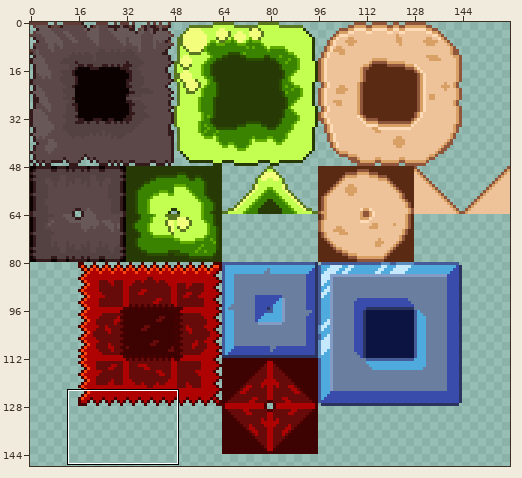
Two states of a sprite sheet, gmtk2024/assets/environment/dragonground.png. Above: a wide view before the commit, with the close-up outlined.
Close-up. First the earlier version:
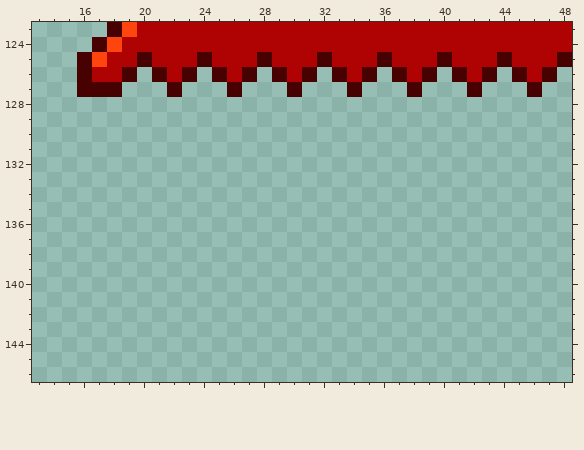
The file is 160x160 pixels. Shown: x 13..48, y 123..146. The wide view leaves out empty margins.
After the commit:
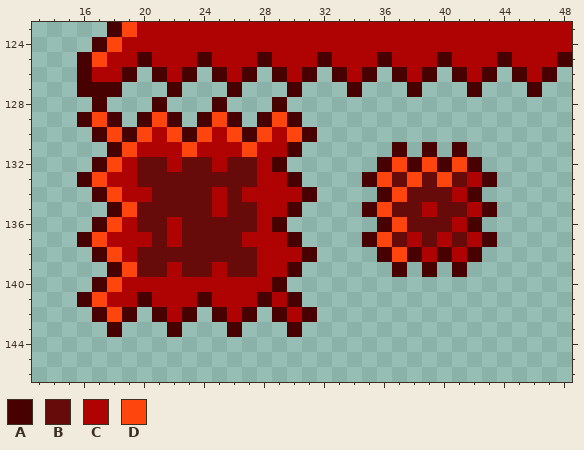
Palette (. is transparent): A #480101  B #670a0a  C #af0303  D #ff450e
What changed:
{"y":128,"x":17,"old":".","new":"A"}
{"y":128,"x":21,"old":".","new":"A"}
{"y":128,"x":25,"old":".","new":"A"}
{"y":128,"x":29,"old":".","new":"A"}
{"y":129,"x":16,"old":"...","new":"ADA"}
{"y":129,"x":20,"old":"...","new":"ADA"}
{"y":129,"x":24,"old":"...","new":"ADA"}
{"y":129,"x":28,"old":"...","new":"ADA"}
{"y":130,"x":17,"old":"...............","new":"ADADCDADCDADCDA"}
{"y":131,"x":18,"old":".............","new":"ADCCCDCCCDCCA"}
{"y":131,"x":37,"old":".","new":"A"}
{"y":131,"x":39,"old":".","new":"A"}
{"y":131,"x":41,"old":".","new":"A"}
{"y":132,"x":17,"old":".............","new":"ADCBBCBBCBBCA"}
{"y":132,"x":36,"old":".......","new":"ADADADA"}
{"y":133,"x":16,"old":"...............","new":"ADCCBBBBBBBBCCA"}
{"y":133,"x":35,"old":".........","new":"ADBDBDBCA"}
{"y":134,"x":17,"old":"...............","new":"ADCCBBBBCBCCCCA"}
{"y":134,"x":36,"old":".......","new":"ADBBBCA"}
{"y":135,"x":18,"old":".............","new":"ADBBBBBCBBCCA"}
{"y":135,"x":35,"old":".........","new":"ADBBCBBCA"}
{"y":136,"x":17,"old":".............","new":"ADCBBCBBBBBCA"}
{"y":136,"x":36,"old":".......","new":"ADBBBCA"}
{"y":137,"x":16,"old":"...............","new":"ADCCCBCBBBBCCCA"}
{"y":137,"x":35,"old":".........","new":"ADBCBCBCA"}
{"y":138,"x":17,"old":"...............","new":"ADCBBBBBBBBCCCA"}
{"y":138,"x":36,"old":".......","new":"ADACACA"}
{"y":139,"x":18,"old":".............","new":"ADBBCBBCBBCCA"}
{"y":139,"x":37,"old":".","new":"A"}
{"y":139,"x":39,"old":".","new":"A"}
{"y":139,"x":41,"old":".","new":"A"}
{"y":140,"x":17,"old":".............","new":"ADCCCCCCCCCCA"}
{"y":141,"x":16,"old":"...............","new":"ADCCACCCACCCACA"}
{"y":142,"x":17,"old":"...","new":"ADA"}
{"y":142,"x":21,"old":"...","new":"ACA"}
{"y":142,"x":25,"old":"...","new":"ACA"}
{"y":142,"x":29,"old":"...","new":"ACA"}
{"y":143,"x":18,"old":".","new":"A"}
{"y":143,"x":22,"old":".","new":"A"}
{"y":143,"x":26,"old":".","new":"A"}
{"y":143,"x":30,"old":".","new":"A"}
{"label":"added","picture_box":[77,97,497,337]}
